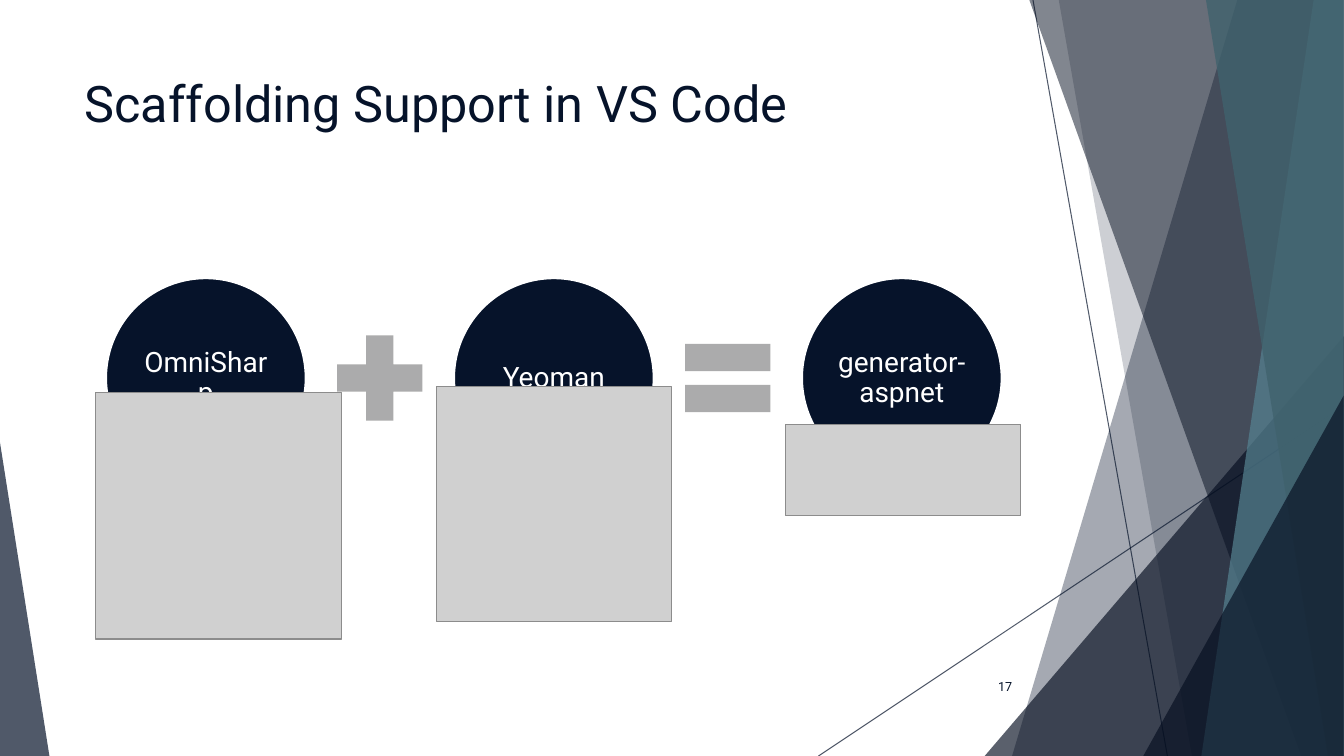
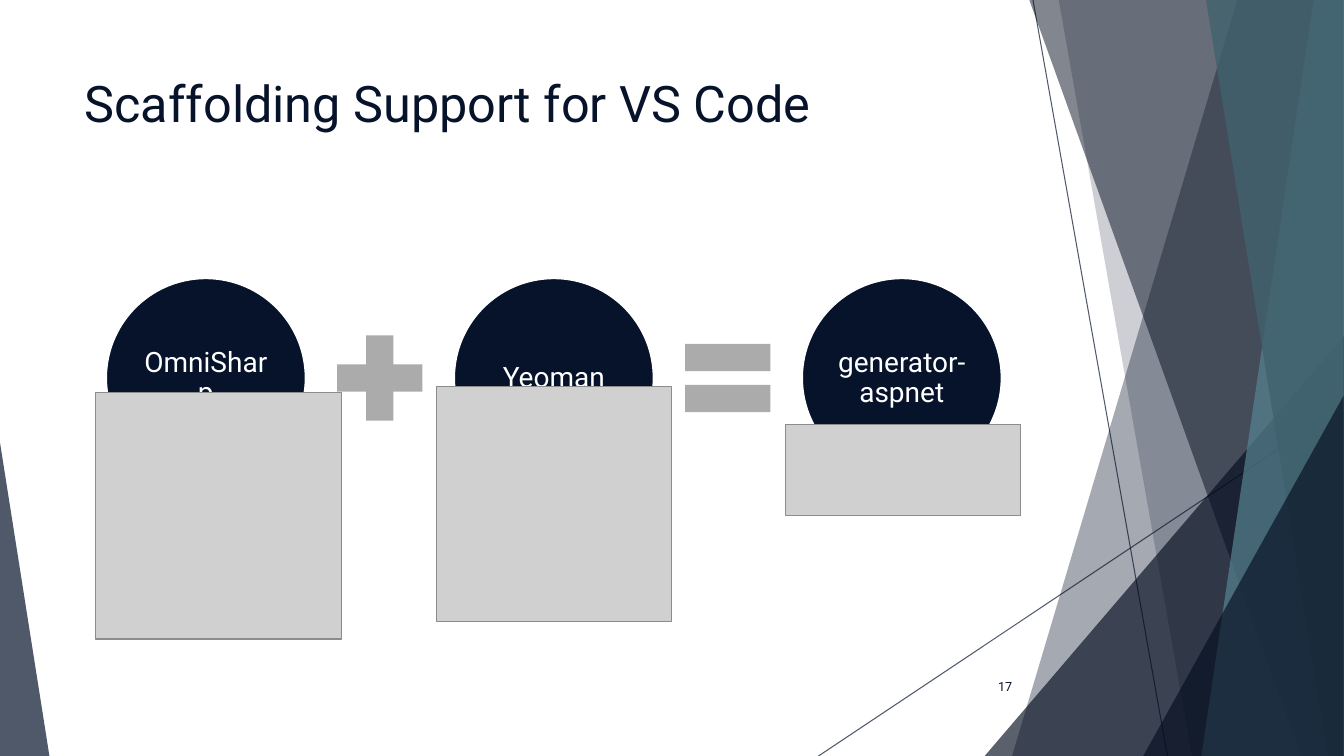
Before and after one commit to scottaddie/slide-decks, a slide deck: slide 17 of Getting Started with ASP.NET 5 in VS Code.pptx. Drawn at 1344x756 pixels with LibreOffice and Linux fonts; fonts in the diff are those of the drawing; grey boxes stand for pictures. Boxes give left, top, right and bottom in pixels: in the first picture for what was removed or moved away, otherwise in the second. Text is boxed around its words. In the diff, an @@ line names an element or a change of style, - is before the commit and + after.

Commit message:
Small verbiage change in scaffolding slide

```diff
--- a/Getting Started with ASP.NET 5 in VS Code.pptx
+++ b/Getting Started with ASP.NET 5 in VS Code.pptx
@@ title at (85, 83, 811, 133): text changed @@
-Scaffolding Support in VS Code
+Scaffolding Support for VS Code
```
